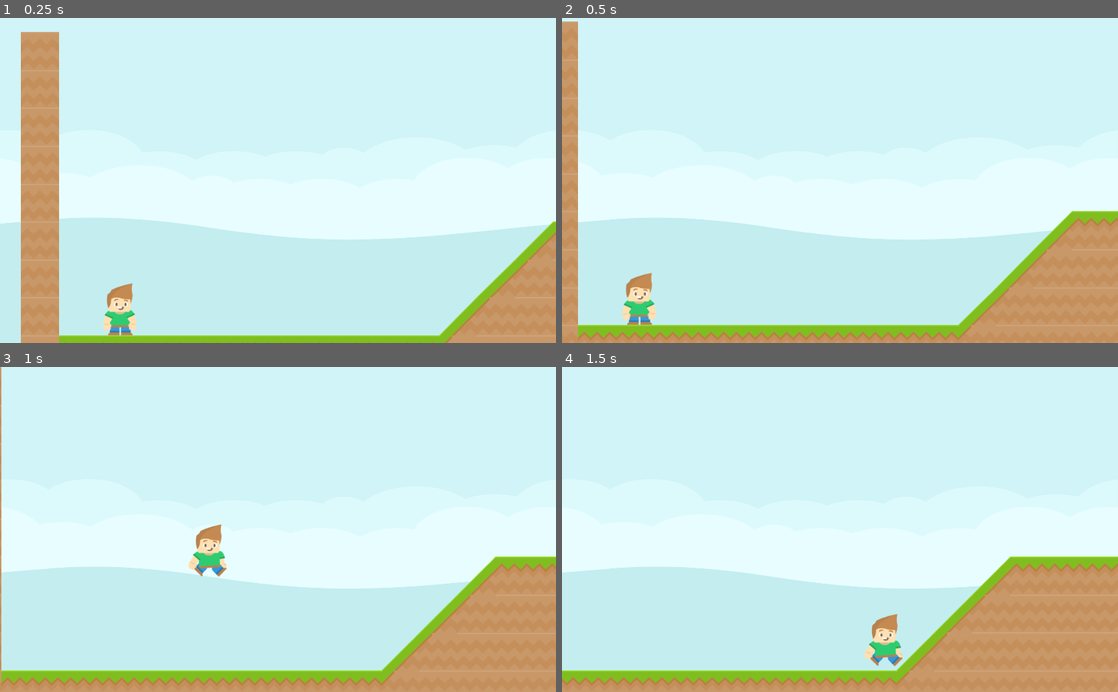
Above: before the commit, frames 1-4 (two rows, left to right).
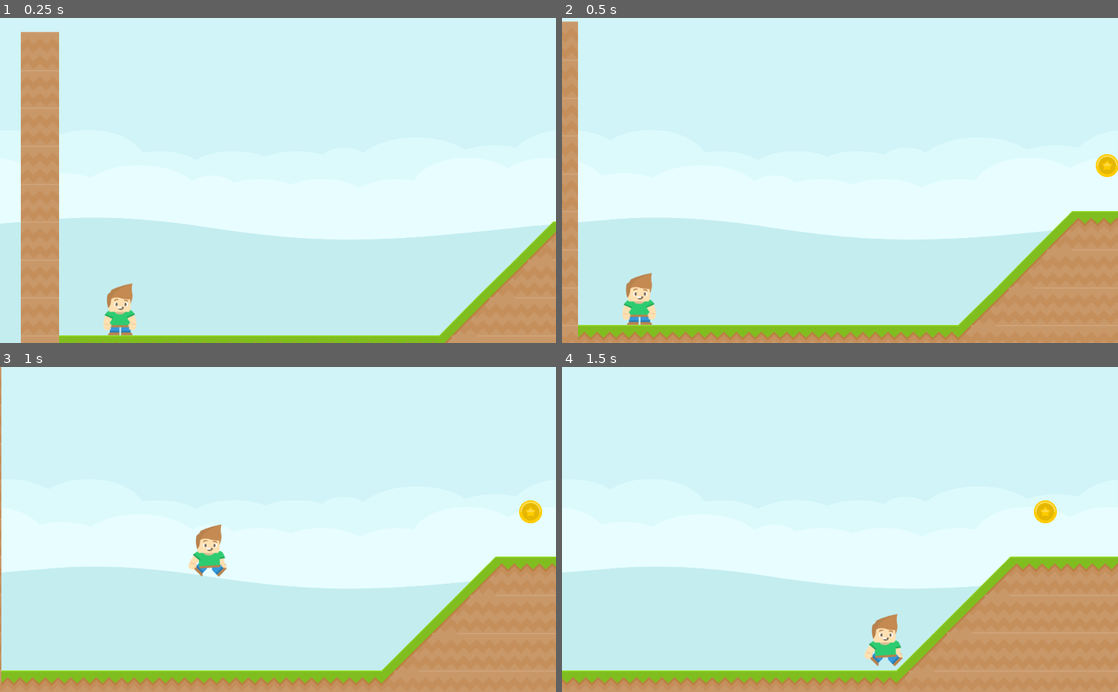
Above: after the commit, the same moments.

Repository: oussama4/platformer
Game: Godot game, scene res://scenes/levels/LevelTemplate.tscn
Same seed, same stepped clock (60 frames per second), same inputs: the game is played once before the commit and once after it. The project has no main scene, so this scene is started directly.
Inputs:
- Up to frame 1 (0.25 s): no input
- Up to frame 2 (0.5 s): no input
- Up to frame 3 (1 s): hold Right (move_right) from 0.53 s (still down); tap Up (jump) at 0.77 s
- Up to frame 4 (1.5 s): keep holding Right (move_right)

Frame 1 is identical in both runs. In frame 2, 0.2% of the frame differs, in the area x 96-100%, y 41-49%; in frame 3, 0.2%, in the area x 93-98%, y 41-49%; in frame 4, 0.2%.

Commit message:
add coin scene

Diff:
--- /dev/null
+++ b/scenes/Coin.tscn
@@ -0,0 +1,72 @@
+[gd_scene load_steps=6 format=2]
+
+[ext_resource path="res://assets/gold_1.png" type="Texture" id=1]
+[ext_resource path="res://scripts/Coin.gd" type="Script" id=2]
+
+[sub_resource type="CircleShape2D" id=1]
+radius = 42.547
+
+[sub_resource type="Animation" id=2]
+resource_name = "fade_out"
+length = 0.6
+loop = true
+tracks/0/type = "value"
+tracks/0/path = NodePath(".:modulate")
+tracks/0/interp = 1
+tracks/0/loop_wrap = true
+tracks/0/imported = false
+tracks/0/enabled = true
+tracks/0/keys = {
+"times": PoolRealArray( 0, 1 ),
+"transitions": PoolRealArray( 2.46229, 1 ),
+"update": 0,
+"values": [ Color( 1, 1, 1, 1 ), Color( 0, 0, 0, 0 ) ]
+}
+tracks/1/type = "method"
+tracks/1/path = NodePath(".")
+tracks/1/interp = 1
+tracks/1/loop_wrap = true
+tracks/1/imported = false
+tracks/1/enabled = true
+tracks/1/keys = {
+"times": PoolRealArray( 0.6 ),
+"transitions": PoolRealArray( 1 ),
+"values": [ {
+"args": [  ],
+"method": "queue_free"
+} ]
+}
+
+[sub_resource type="Animation" id=3]
+length = 1.2
+loop = true
+tracks/0/type = "value"
+tracks/0/path = NodePath("Sprite:position")
+tracks/0/interp = 1
+tracks/0/loop_wrap = true
+tracks/0/imported = false
+tracks/0/enabled = true
+tracks/0/keys = {
+"times": PoolRealArray( 0, 0.8 ),
+"transitions": PoolRealArray( 0.287175, 2.63901 ),
+"update": 0,
+"values": [ Vector2( 0, 0 ), Vector2( 0, -20 ) ]
+}
+
+[node name="Coin" type="Area2D"]
+scale = Vector2( 0.5, 0.5 )
+monitorable = false
+collision_layer = 4
+script = ExtResource( 2 )
+
+[node name="Sprite" type="Sprite" parent="."]
+texture = ExtResource( 1 )
+
+[node name="CollisionShape2D" type="CollisionShape2D" parent="."]
+shape = SubResource( 1 )
+
+[node name="AnimationPlayer" type="AnimationPlayer" parent="."]
+autoplay = "move"
+anims/fade_out = SubResource( 2 )
+anims/move = SubResource( 3 )
+[connection signal="body_entered" from="." to="." method="_on_body_entered"]
--- a/scenes/levels/LevelTemplate.tscn
+++ b/scenes/levels/LevelTemplate.tscn
@@ -1,9 +1,10 @@
-[gd_scene load_steps=13 format=2]
+[gd_scene load_steps=14 format=2]
 
 [ext_resource path="res://assets/sheet.png" type="Texture" id=1]
 [ext_resource path="res://scenes/Player.tscn" type="PackedScene" id=2]
 [ext_resource path="res://assets/background.png" type="Texture" id=3]
 [ext_resource path="res://scenes/Enemy.tscn" type="PackedScene" id=4]
+[ext_resource path="res://scenes/Coin.tscn" type="PackedScene" id=5]
 
 [sub_resource type="ConvexPolygonShape2D" id=1]
 points = PoolVector2Array( 0, 0, 70, 0, 70, 70, 0, 70 )
@@ -228,4 +229,7 @@
 [node name="Enemy" parent="." instance=ExtResource( 4 )]
 position = Vector2( 1854.33, 449.362 )
 
+[node name="Coin" parent="." instance=ExtResource( 5 )]
+position = Vector2( 975.152, 274.932 )
+
 [editable path="Player"]
--- /dev/null
+++ b/scripts/Coin.gd
@@ -0,0 +1,6 @@
+extends Area2D
+
+
+
+func _on_body_entered(body: Node) -> void:
+	$AnimationPlayer.play("fade_out")
Binary file added: assets/gold_1.png
Not shown, added: assets/gold_1.png.import
Binary file added: assets/signExit.png
Not shown, added: assets/signExit.png.import
